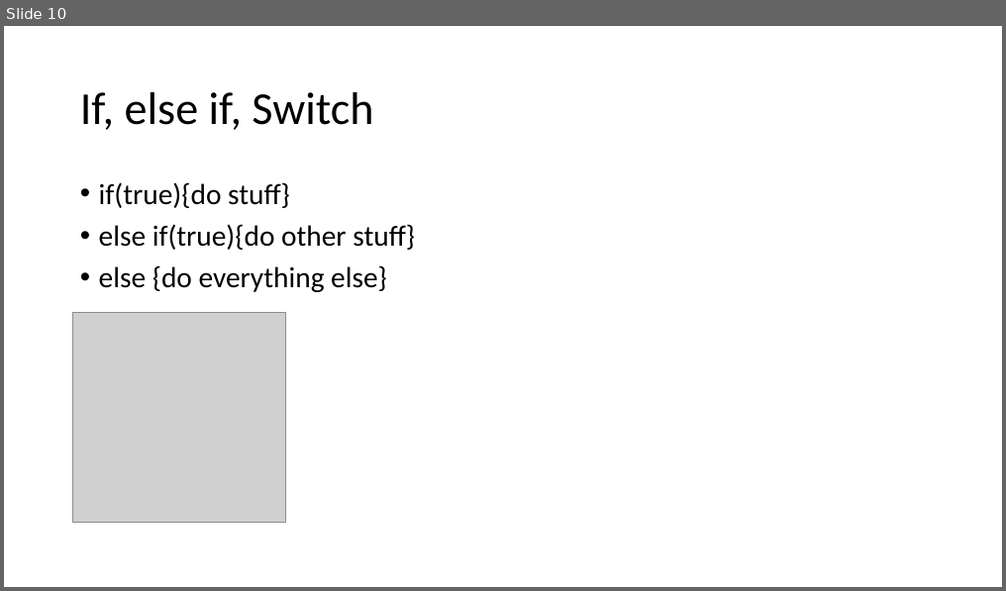
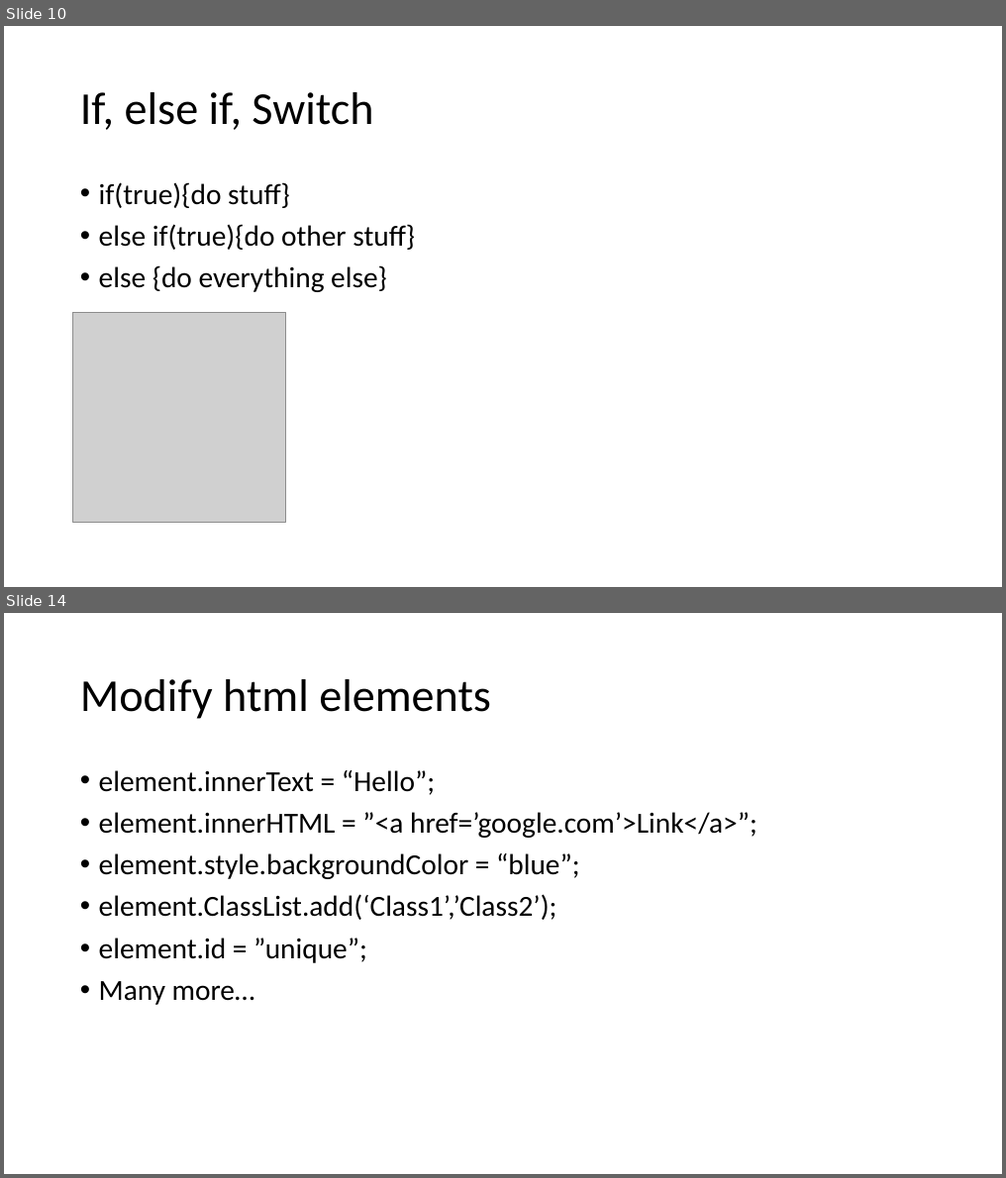
Before and after one commit to JansAkkaunt/JSTraining, a slide deck: JSTrainingj.pptx. Shown one above the other, each under a label of ours: slide 10 before the commit, slides 10 and 14 after it; the slides between them are not shown. The pictures are 1006x591 and 1006x1178 pixels, drawn with LibreOffice and Linux fonts; fonts in the diff are those of the drawing; grey boxes stand for pictures. Boxes give left, top, right and bottom in pixels: in the first picture for what was removed or moved away, otherwise in the second. Text is boxed around its words. In the diff, an @@ line names an element or a change of style, - is before the commit and + after.

```diff
--- a/JSTrainingj.pptx
+++ b/JSTrainingj.pptx
@@ slide 14 added at [4,613,1002,1174], background #FFFFFF @@
@@ title added at [80,679,491,719], 44 pt, text #000000 @@
+Modify html elements
@@ text added at [99,770,757,1005], 28 pt, text #000000 @@
+• element.innerText = “Hello”;
+• element.innerHTML = ”<a href=’google.com’>Link</a>”;
+• element.style.backgroundColor = “blue”;
+• element.ClassList.add(‘Class1’,’Class2’);
+• element.id = ”unique”;
+• Many more…
```
Also in this commit, not shown: 1 slide changed, 5 other slides added, 17 other files.
